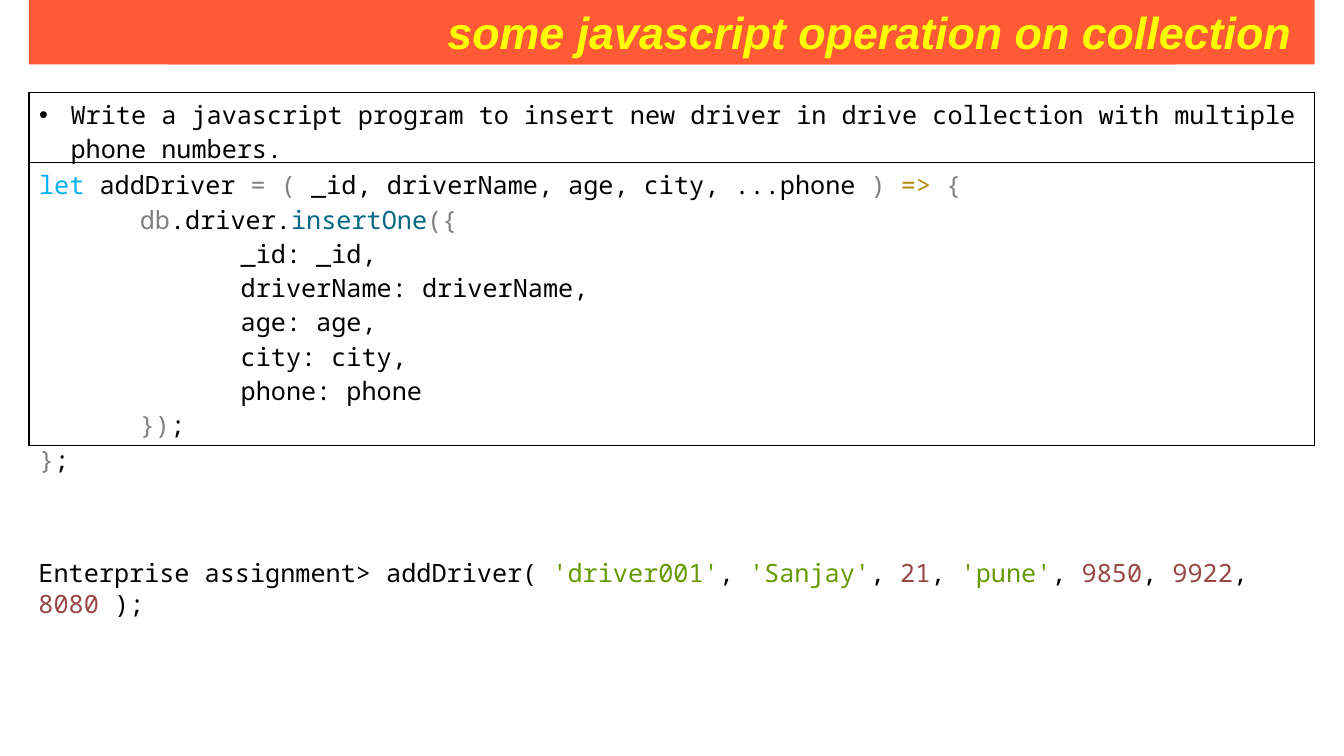
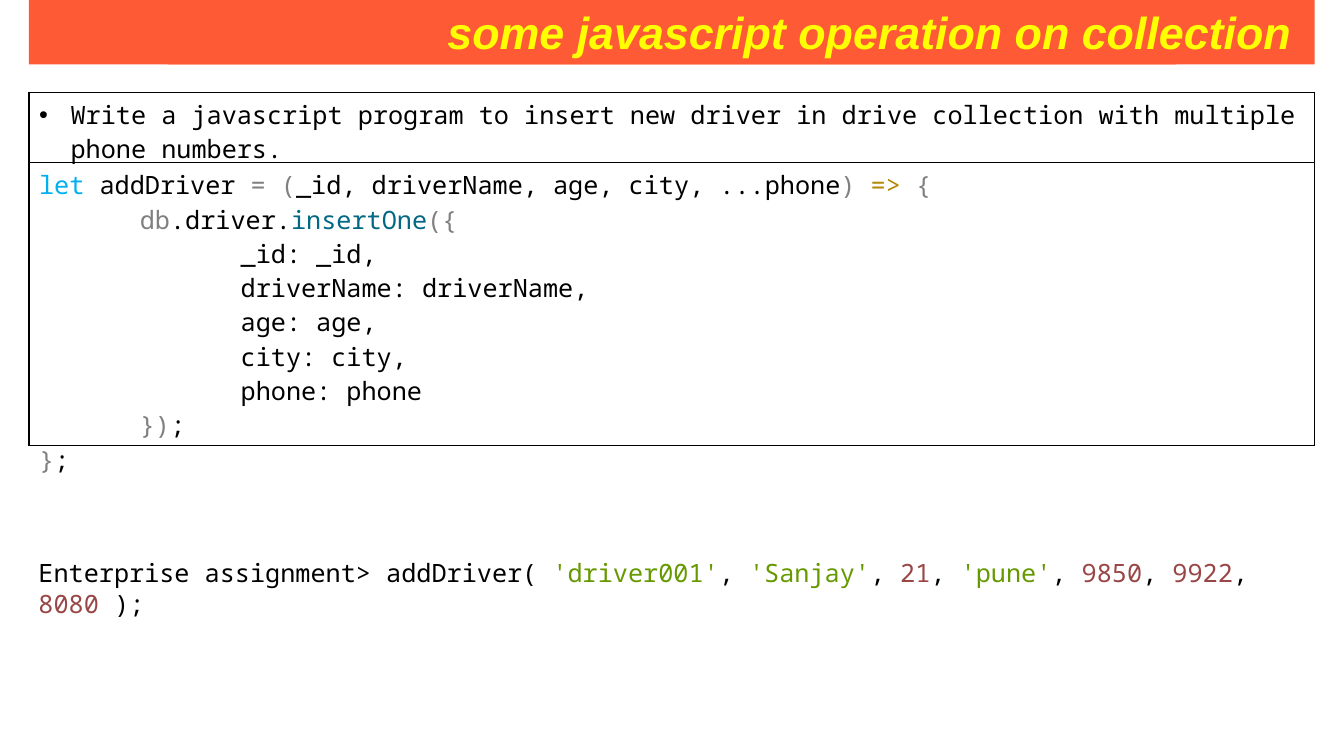
Before and after one commit to Saleel-Bagde/PPT-s, a slide deck: slide 220 of MongoDB PPT.pptx. Drawn at 1344x756 pixels with LibreOffice and Linux fonts; fonts in the diff are those of the drawing. Boxes give left, top, right and bottom in pixels: in the first picture for what was removed or moved away, otherwise in the second. Text is boxed around its words. In the diff, an @@ line names an element or a change of style, - is before the commit and + after.

```diff
--- a/MongoDB PPT.pptx
+++ b/MongoDB PPT.pptx
@@ table at bbox=[29, 93, 1316, 446] @@
-row 2, column 1: let addDriver = ( _id, driverName, age, city, ...phone ) => { / db.driver.insertOne({ / _id: _id, / driverName: driverName, / age: age, / city: city, / phone: phone / }); / };
+row 2, column 1: let addDriver = (_id, driverName, age, city, ...phone) => { / db.driver.insertOne({ / _id: _id, / driverName: driverName, / age: age, / city: city, / phone: phone / }); / };
```
Also in this commit, not shown: 4 other slides changed.
